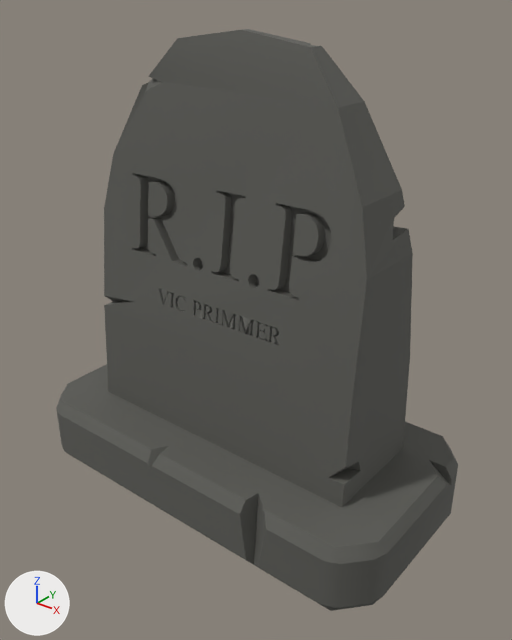
One commit to the FBX model Assets/Models/Scenery/TOMBSTONE_VIC.FBX: the scene before it, then after it.
The view is the same before and after, from a camera (50 mm lens) standing at (1.73, -2.22, 2.24) and looking at (-0.02, -0.04, 0.88). The axes (+X, +Y, +Z) are drawn at lower left. The lights are the same throughout. Where no turn or scale is listed for an object, it has been applied to the vertices.

In view in the first picture: 'TOP'.
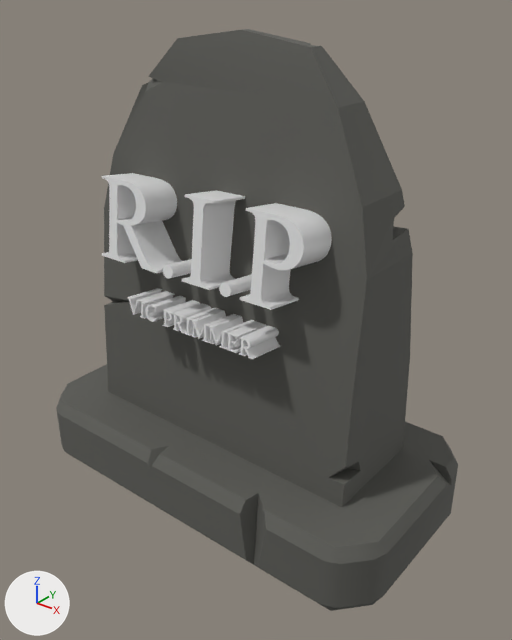
Location of each change, [x1, y1, x2, y2] in pixels of the pictures (512 x 640 px; the box of a moved part takes in the faces that stretch with it):
'RIP', added
    after: [102, 173, 332, 310]
'RIP001', added
    after: [127, 288, 280, 359]
part 1 of me_mesh, moved or reshaped (not visible afterwards)
    before: [293, 214, 318, 256]
part 2 of me_mesh, moved or reshaped (not visible afterwards)
    before: [148, 182, 167, 216]
part 3 of me_mesh, recoloured (black)
    before: [132, 173, 332, 346]

What the commit changed:
Material 'Material #21' (mat_material__21) is new.
Its base color is (0.0196, 0.0196, 0.0196) (black #262626).
Its roughness is 0.859.
me_mesh has 4407 vertices, 8806 faces and spans x -0.96..0.95, y -0.75..0.23, z -1.39..0.67.
me_mesh is used by ob_top; location (-0.103, 0.243, 1.391).
Part 1, on me_mesh:
66 faces are deleted.
66 new faces join them, mat_material__9 (dark grey #5c5c56).
Part 2, on me_mesh:
31 faces are deleted.
31 new faces join them, mat_material__9 (dark grey #5c5c56).
me_mesh part 3: 6309 faces spanning x -0.51..0.53, y -0.47..-0.35, z -0.49..0.08 switch from mat_material__9 (dark grey #5c5c56) to mat_material__21 (black #262626).
Mesh me_mesh_002 is new.
It has 2924 vertices, 5820 faces and spans x -0.348..0.347, y -0.221..0.007, z -0.005..0.095.
Mesh me_mesh_001 is new.
It has 1282 vertices, 2552 faces and spans x -0.527..0.52, y -0.221..0.044, z -0.008..0.375.
Object 'RIP001' (ob_rip001) is new; it shows me_mesh_002.
Its location is (-0.089, -0.179, 0.911).
Object 'RIP' (ob_rip) is new; it shows me_mesh_001.
Its location is (-0.088, -0.149, 1.118).
